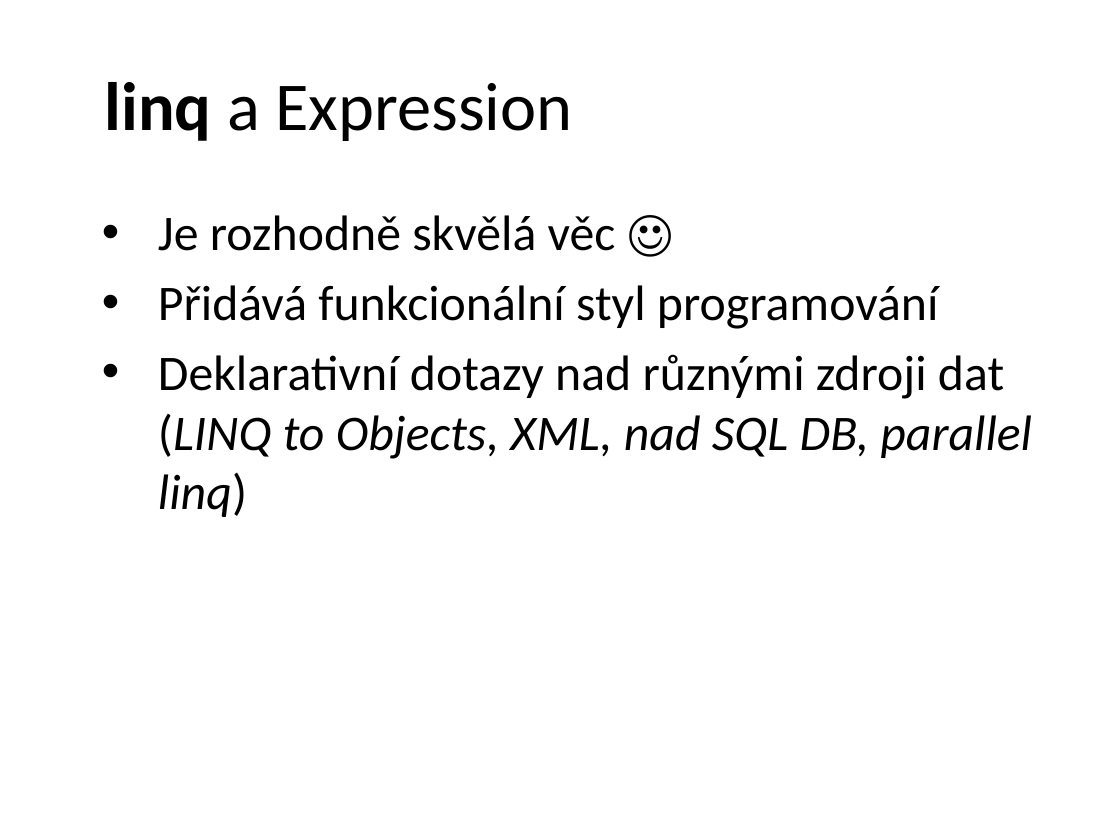
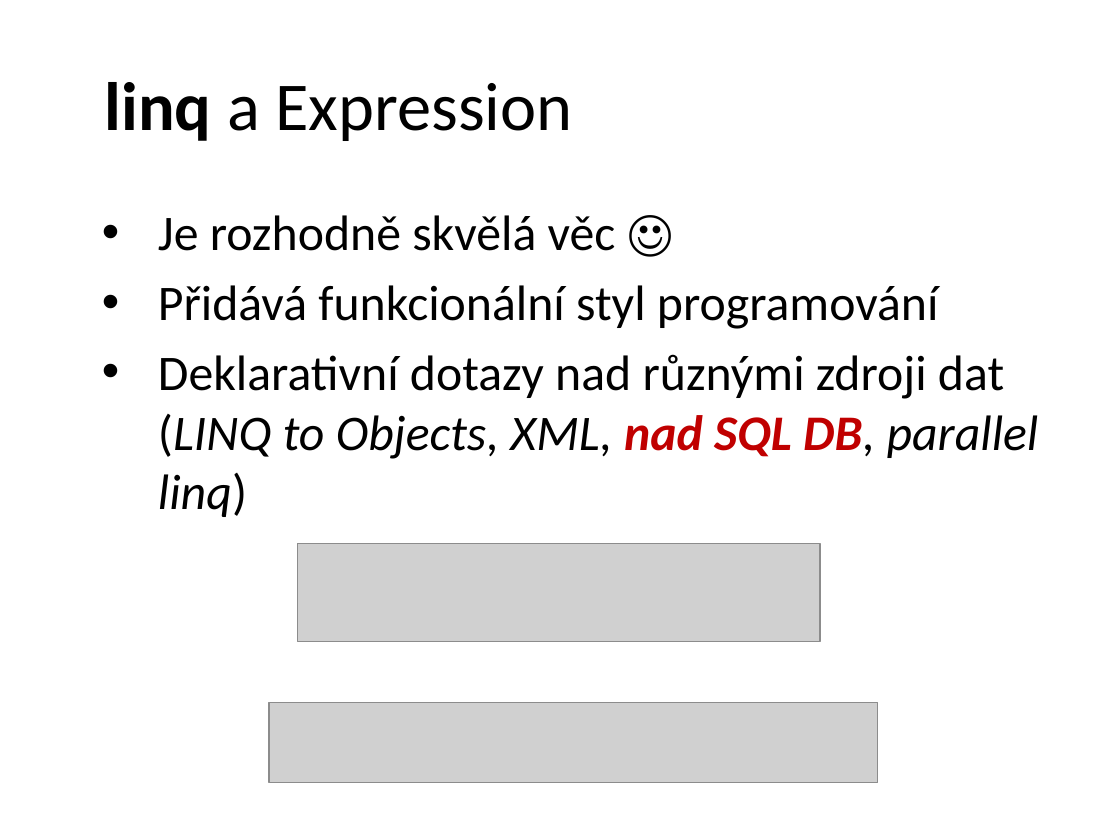
Before and after one commit to petrbalat/Skoleni-Csharp-NET, a slide deck: slide 16 of prezentace.pptx. Drawn at 1120x840 pixels with LibreOffice and Linux fonts; fonts in the diff are those of the drawing; grey boxes stand for pictures; background and template pictures are left out. Boxes give left, top, right and bottom in pixels: in the first picture for what was removed or moved away, otherwise in the second. Text is boxed around its words. In the diff, an @@ line names an element or a change of style, - is before the commit and + after.

Commit message:
+ expression

```diff
--- a/prezentace.pptx
+++ b/prezentace.pptx
@@ text at box(158, 354, 1039, 517): text colour #000000 to #C00000, bold on in "nad SQL DB," @@
@@ picture added at box(298, 543, 821, 642) @@
@@ picture added at box(269, 702, 878, 783) @@
```
Also in this commit, not shown: 1 slide added, 3 other files.
